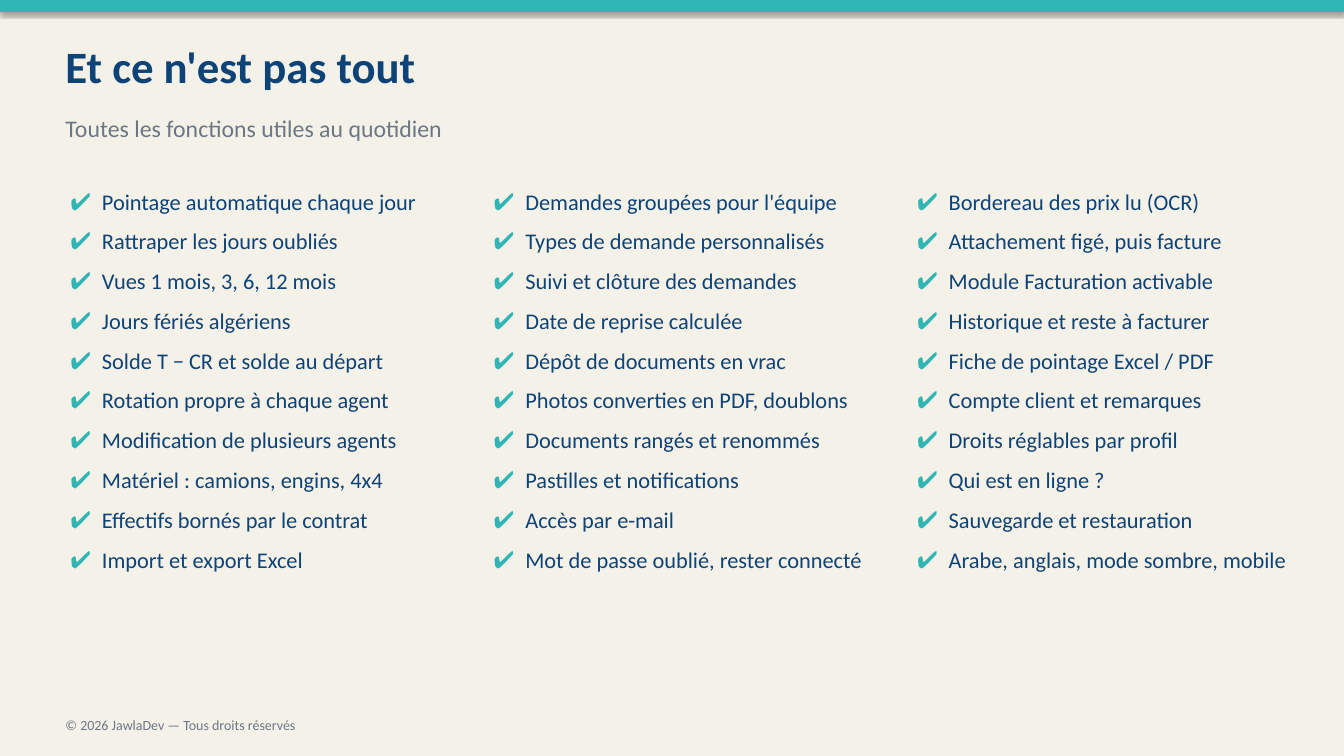
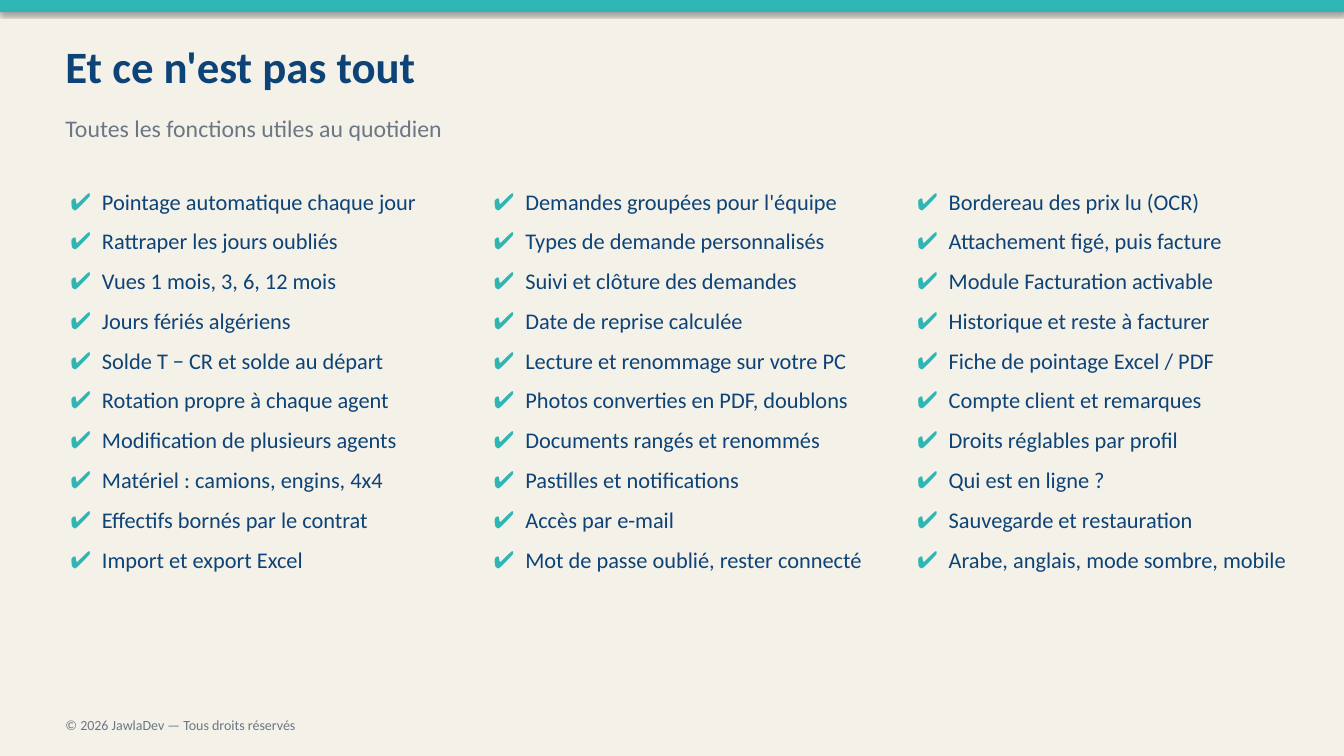
Before and after one commit to rayanem-dev/JawlaDev, a slide deck: slide 23 of assets/docs/Sijil-Presentation.pptx. Drawn at 1344x756 pixels with LibreOffice and Linux fonts; fonts in the diff are those of the drawing. Boxes give left, top, right and bottom in pixels: in the first picture for what was removed or moved away, otherwise in the second. Text is boxed around its words. In the diff, an @@ line names an element or a change of style, - is before the commit and + after.

```diff
--- a/assets/docs/Sijil-Presentation.pptx
+++ b/assets/docs/Sijil-Presentation.pptx
@@ text at [525,354,846,373]: text changed @@
-✔ Dépôt de documents en vrac
+✔ Lecture et renommage sur votre PC
```
Also in this commit, not shown: 2 other slides changed, 6 other files.
